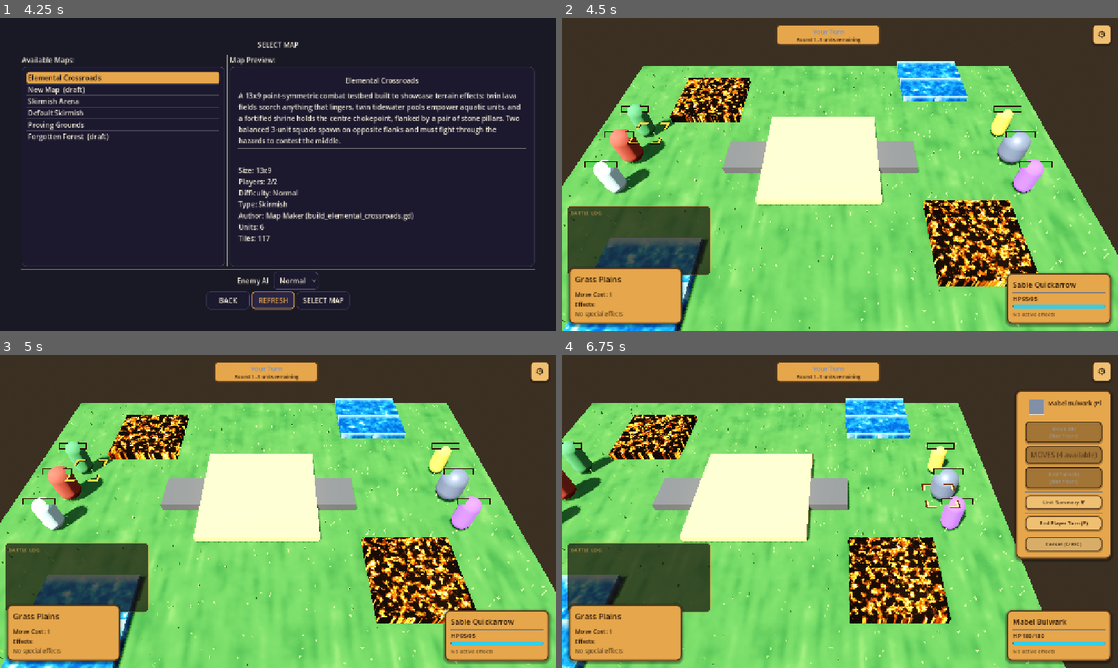
Above: before the commit, frames 1-4 (two rows, left to right).
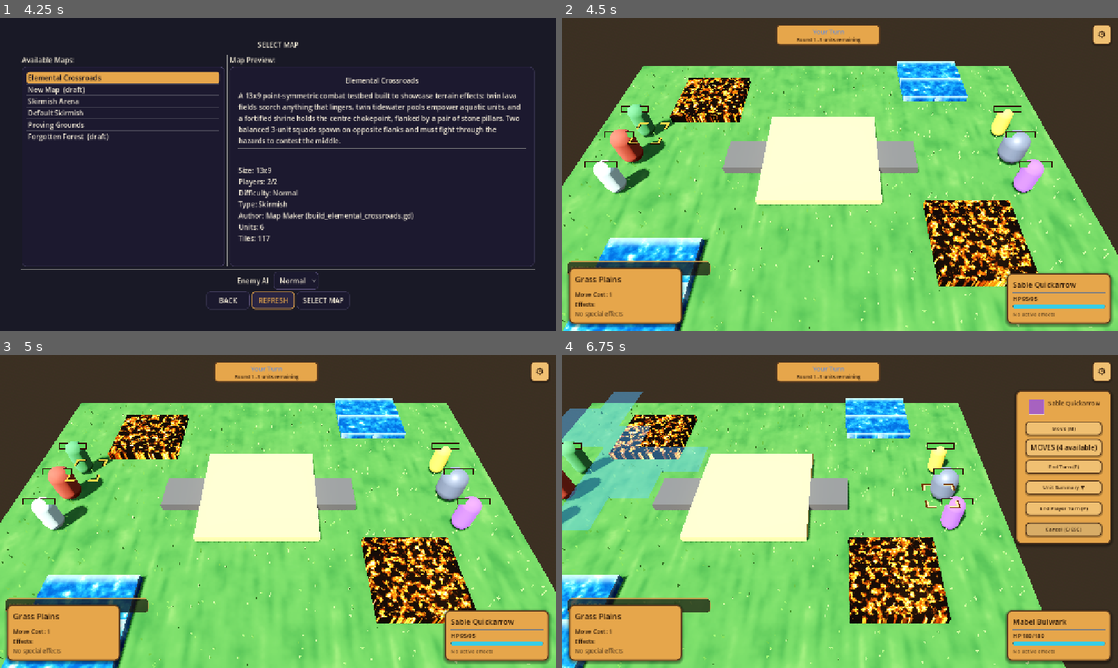
Above: after the commit, the same moments.

Repository: K-ennethA/Conquest
Game: Godot game, scene res://menus/MainMenu.tscn
Same seed, same stepped clock (60 frames per second), same inputs: the game is played once before the commit and once after it.
Inputs (mouse positions are in pixels of both pictures, inside the frame that each line leads up to):
- Up to frame 1 (4.25 s): click "Single Player" at 0.5 s; click "Traditional Turn System" at 1.25 s; click "Normal" at 2 s; click "Normal" at 2.75 s; click "REFRESH" at 3.5 s
- Up to frame 2 (4.5 s): click "SELECT MAP" at 4.25 s
- Up to frame 3 (5 s): no input
- Up to frame 4 (6.75 s): click (639, 605) at 5 s, where only the run after the commit has a clickable "BATTLE LOG ▸"; click (639, 549) at 5.75 s, where only the run after the commit has a clickable "BATTLE LOG ▾"; tap Enter (ui_accept) at 6.5 s; move the mouse to (962, 495) at 6.52 s; hold Right (ui_right) from 6.53 s (still down); hold Shift from 6.53 s (still down); click (962, 495) at 6.67 s

Frame 1 is identical in both runs. In frame 2, 4.7% of the frame differs, in the area x 1-27%, y 60-83%; in frame 3, 4.7%; in frame 4, 16%, in the area x 0-99%, y 11-83%.

Commit message:
fix(hud): shrink giant +AVO terrain tags; collapse battle log by default
- Terrain "+AVO N" tags were rendering as screen-filling green text plastered
  across the whole map. Cause: Label3D.fixed_size = true makes pixel_size*font_size
  stop mapping to world units, so the glyphs blew up. Removed it -- the tag is now a
  ~0.20 world-unit billboarded label that scales with the camera like the bar it sits
  under.
- Battle log now starts COLLAPSED to just a clickable header; click it to expand to
  the full scrollback, click again to collapse. While collapsed it badges the header
  with an unread "(N)" count so activity is still visible without taking screen space.
  The header is the only mouse-capturing part; the rest stays click-through.

Gate: import clean, clean boot.

Co-Authored-By: Claude Opus 4.8 <noreply@anthropic.com>

Diff:
--- a/game/ui/hud/BattleLog.gd
+++ b/game/ui/hud/BattleLog.gd
@@ -20,6 +20,10 @@
 ## ABOVE that band so it never overlaps them (it used to sit ~12px off the bottom, right
 ## on top of the turn indicator). 130 clears the 120px-tall turn indicator plus a gap.
 const BOTTOM_RESERVE: float = 130.0
+## Height when collapsed to just its clickable header (default). Click the header
+## to expand to PANEL_HEIGHT; click again to collapse. Starts collapsed so the log
+## stays out of the way until the player wants to read it.
+const COLLAPSED_HEIGHT: float = 30.0
 
 # Side tints (bbcode): the local/ally side reads cool, the AI/enemy side warm-red, so
 # you can scan who did what at a glance. Neutral events use cream.
@@ -31,24 +35,55 @@
 var _log: RichTextLabel
 var _lines: Array[String] = []
 
+## Collapsed (header-only) until the player clicks the header to expand.
+var _expanded: bool = false
+## Clickable header that toggles expansion. It is the ONE part of the panel that
+## captures the mouse; everything else stays click-through over the board.
+var _header: Button
+## Lines logged while collapsed, shown as a "(N)" badge on the header so the player
+## knows something happened without expanding. Reset when expanded.
+var _unread: int = 0
+
 
 func _ready() -> void:
 	name = "BattleLog"
 	_build_ui()
 	# Bottom-left, but RAISED above the inspection cluster that shares this corner, and
-	# click-through so it never blocks the board underneath. Still bottom-anchored, so the
-	# whole left stack stays pinned to the window bottom and keeps its gaps as the window
-	# grows. At 1280x720 the log occupies x[12..342], y[432..590]: its right edge (342) is
-	# far left of the bottom-right hover card's left edge (1280-16-240 = 1024), and its
-	# bottom (590) sits ~10px above the TurnSystemIndicator's top (600) -- no overlap with
-	# either the hover UI or the turn/terrain readouts.
+	# click-through so it never blocks the board underneath (only the header captures
+	# clicks, to toggle expand/collapse). Still bottom-anchored, so the whole left stack
+	# stays pinned to the window bottom and keeps its gaps as the window grows.
 	set_anchors_preset(Control.PRESET_BOTTOM_LEFT)
 	offset_left = MARGIN
 	offset_right = MARGIN + PANEL_WIDTH
-	offset_top = -(BOTTOM_RESERVE + PANEL_HEIGHT)
+	mouse_filter = Control.MOUSE_FILTER_IGNORE
+	_apply_layout()
+	_connect_events()
+
+
+## Resize to header-only or full, and show/hide the scrollback, per _expanded.
+func _apply_layout() -> void:
+	var h: float = PANEL_HEIGHT if _expanded else COLLAPSED_HEIGHT
+	offset_top = -(BOTTOM_RESERVE + h)
 	offset_bottom = -BOTTOM_RESERVE
-	mouse_filter = Control.MOUSE_FILTER_IGNORE
-	_connect_events()
+	if _log:
+		_log.visible = _expanded
+	if _header:
+		_header.text = _header_text()
+
+
+func _header_text() -> String:
+	if _expanded:
+		return "BATTLE LOG  ▾"  # down triangle = open
+	if _unread > 0:
+		return "BATTLE LOG  ▸  (%d)" % _unread  # right triangle + unread badge
+	return "BATTLE LOG  ▸"
+
+
+func _toggle_expanded() -> void:
+	_expanded = not _expanded
+	if _expanded:
+		_unread = 0
+	_apply_layout()
 
 
 func _build_ui() -> void:
@@ -69,12 +104,24 @@
 	vb.mouse_filter = Control.MOUSE_FILTER_IGNORE
 	add_child(vb)
 
-	var title := Label.new()
-	title.text = "BATTLE LOG"
-	title.add_theme_font_size_override("font_size", 12)
-	title.add_theme_color_override("font_color", Color(0.85, 0.62, 0.30))
-	title.mouse_filter = Control.MOUSE_FILTER_IGNORE
-	vb.add_child(title)
+	# Clickable header (the only mouse-capturing part) toggles expand/collapse.
+	_header = Button.new()
+	_header.flat = true
+	_header.text = "BATTLE LOG  ▸"
+	_header.alignment = HORIZONTAL_ALIGNMENT_LEFT
+	_header.focus_mode = Control.FOCUS_NONE
+	_header.mouse_filter = Control.MOUSE_FILTER_STOP  # capture clicks even though the panel is IGNORE
+	_header.add_theme_font_size_override("font_size", 12)
+	_header.add_theme_color_override("font_color", Color(0.85, 0.62, 0.30))
+	_header.add_theme_color_override("font_hover_color", Color(1.0, 0.82, 0.45))
+	# Flat button still draws hover/pressed plates; blank them so it reads as a label.
+	var clear_sb := StyleBoxEmpty.new()
+	_header.add_theme_stylebox_override("normal", clear_sb)
+	_header.add_theme_stylebox_override("hover", clear_sb)
+	_header.add_theme_stylebox_override("pressed", clear_sb)
+	_header.add_theme_stylebox_override("focus", clear_sb)
+	_header.pressed.connect(_toggle_expanded)
+	vb.add_child(_header)
 
 	_log = RichTextLabel.new()
 	_log.bbcode_enabled = true
@@ -157,6 +204,11 @@
 	if _lines.size() > MAX_LINES:
 		_lines = _lines.slice(_lines.size() - MAX_LINES)
 	_log.text = "\n".join(_lines)
+	# Collapsed: don't pop open, just badge the header so the player sees activity.
+	if not _expanded:
+		_unread += 1
+		if _header:
+			_header.text = _header_text()
 
 
 func _named(unit) -> String:
--- a/game/visuals/HealthBar.gd
+++ b/game/visuals/HealthBar.gd
@@ -358,7 +358,10 @@
 	_terrain_tag.position = Vector3(0.0, TERRAIN_TAG_Y, 0.02)
 	_terrain_tag.billboard = BaseMaterial3D.BILLBOARD_ENABLED
 	_terrain_tag.shaded = false
-	_terrain_tag.fixed_size = true  # constant on-screen size, like billboard_keep_scale
+	# NOTE: do NOT set fixed_size -- with it on, pixel_size*font_size stops mapping to
+	# world units and the label renders screen-huge (the "#AVO 15 plastered across the
+	# whole map" bug). Left off, the tag is a ~0.20 world-unit billboarded label that
+	# scales with the camera like every other world marker.
 	_terrain_tag.font_size = TERRAIN_TAG_FONT_SIZE
 	_terrain_tag.pixel_size = TERRAIN_TAG_PIXEL_SIZE
 	_terrain_tag.modulate = TERRAIN_LEAF_GREEN
